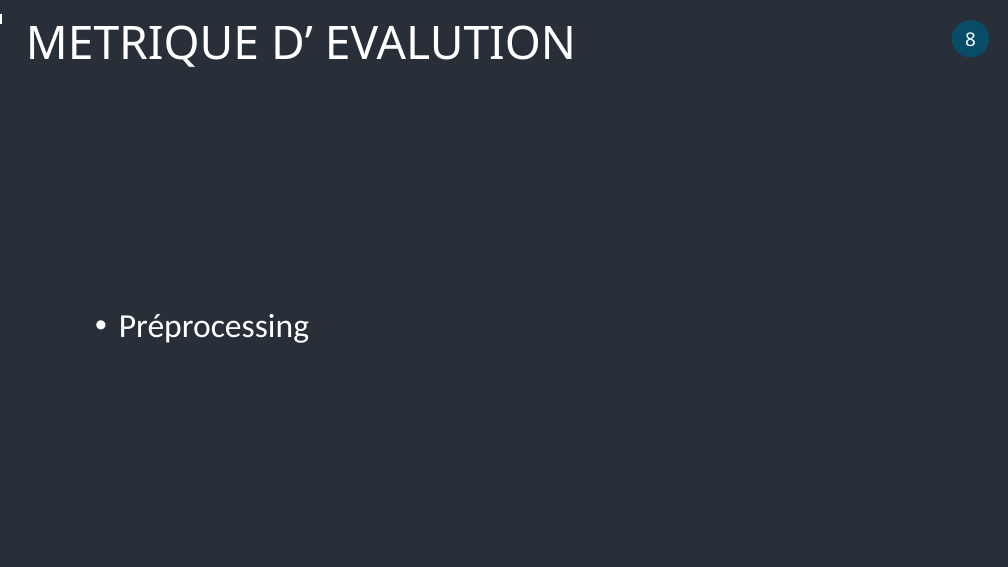
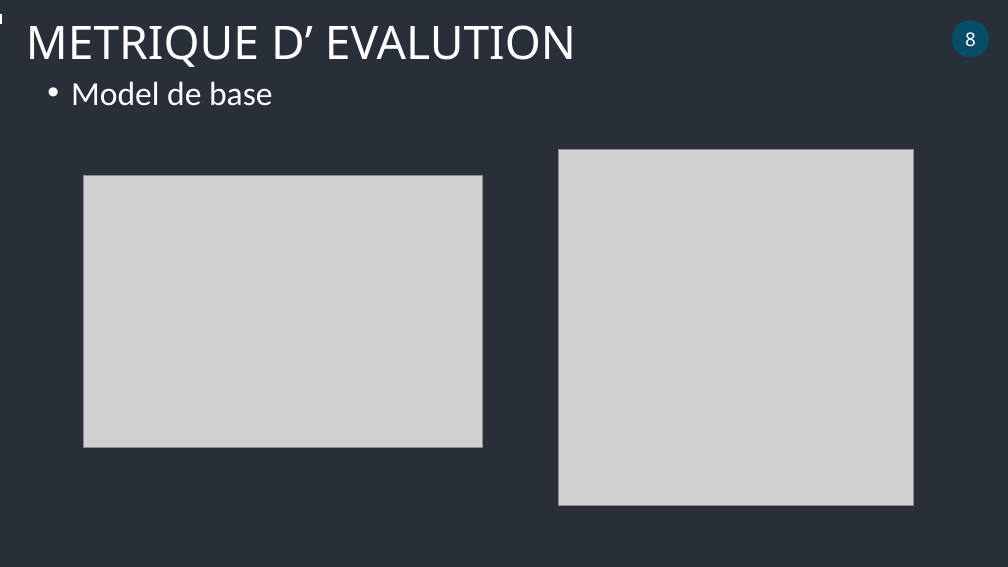
Before and after one commit to AbdulmagedALKHULAIFI/Score_system_decision_octroi_credit, a slide deck: slide 12 of projet 7 .pptx (slide 13 before the commit). Drawn at 1008x567 pixels with LibreOffice and Linux fonts; fonts in the diff are those of the drawing; grey boxes stand for pictures. Boxes give left, top, right and bottom in pixels: in the first picture for what was removed or moved away, otherwise in the second. Text is boxed around its words. In the diff, an @@ line names an element or a change of style, - is before the commit and + after.

```diff
--- a/projet 7 .pptx
+++ b/projet 7 .pptx
@@ text added at [71, 81, 273, 106], 32 pt, text #FFFFFF @@
+• Model de base
@@ picture added at [83, 175, 482, 447] @@
@@ picture added at [558, 150, 913, 506] @@
@@ text removed at [119, 314, 309, 343] @@
-• Préprocessing
```
Also in this commit, not shown: 4 other slides changed, 1 slide added, 1 slide removed.
